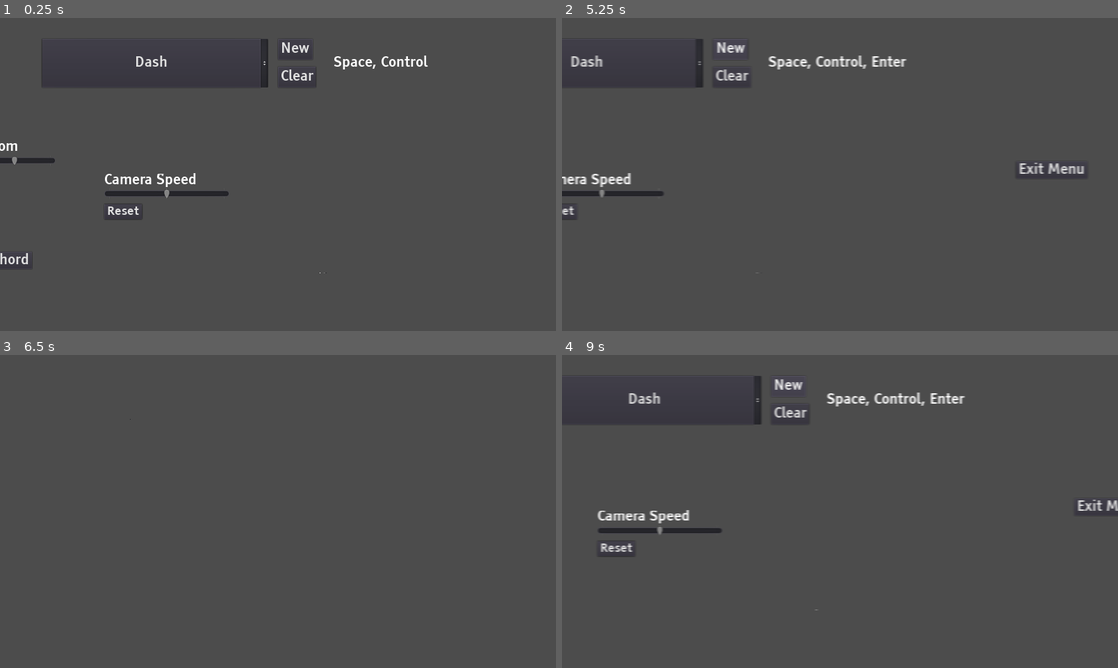
Above: before the commit, frames 1-4 (two rows, left to right).
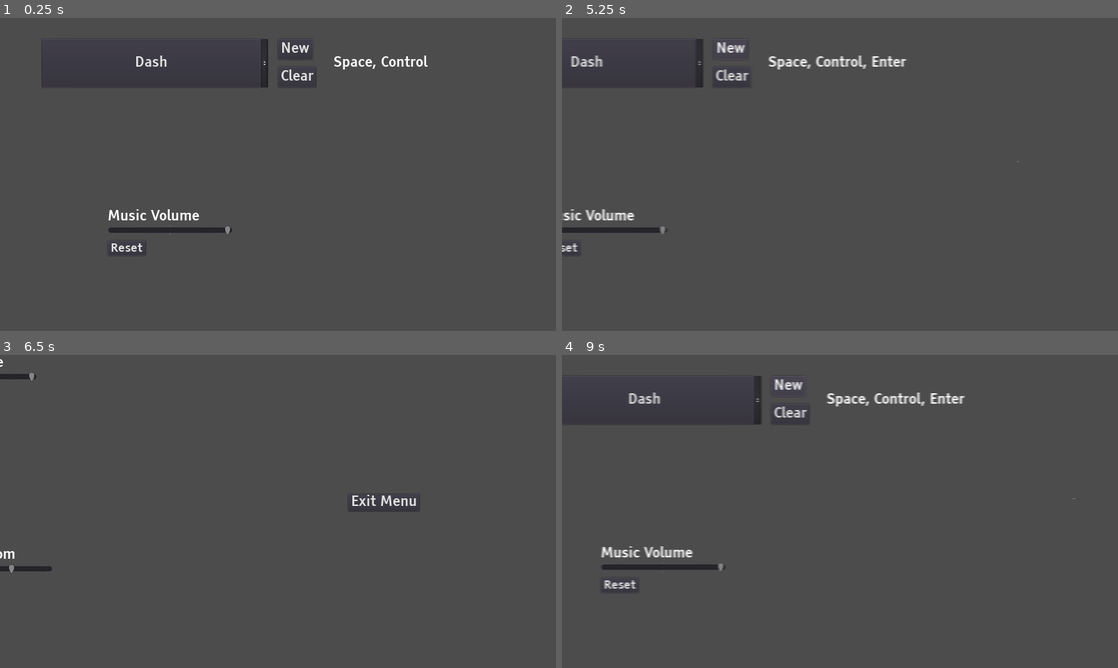
Above: after the commit, the same moments.

Repository: mOtHNOg/GWJ37---Inside-the-machine
Game: Godot game, scene res://scenes/World.tscn
Same seed, same stepped clock (60 frames per second), same inputs: the game is played once before the commit and once after it.
Inputs (mouse positions are in pixels of both pictures, inside the frame that each line leads up to):
- Up to frame 1 (0.25 s): no input
- Up to frame 2 (5.25 s): click "Dash" at 0.5 s; click "Clear" at 1.25 s; click (890, 274) at 2.02 s; click "Reset" at 2.75 s; click "New" at 3.5 s; click "New" at 4.25 s; tap Enter at 5 s; hold D (Right) from 5.03 s (still down); tap Space (Dash) at 5.1 s
- Up to frame 3 (6.5 s): release D (Right) at 5.78 s; hold S (Down) from 5.78 s (still down); tap Space (Dash) at 5.85 s
- Up to frame 4 (9 s): release S (Down) at 6.53 s; hold D (Right) 6.53-7.28 s; tap Space (Dash) every 0.75 s from 6.6 to 8.85 s; hold W (Up) 7.28-8.03 s; hold A (Left) from 8.03 s (still down)

The runs differ from the first frame. In frame 1, 1.7% of the frame differs, in the area x 0-59%, y 40-82%; in frame 2, 1.5%; in frame 3, 0.5%; in frame 4, 1.7%, in the area x 6-100%, y 45-82%.

Commit message:
audio sliders and some sound and some grub  yum yum yumymumy

Diff:
--- /dev/null
+++ b/default_bus_layout.tres
@@ -0,0 +1,15 @@
+[gd_resource type="AudioBusLayout" format=2]
+
+[resource]
+bus/1/name = "sfx"
+bus/1/solo = false
+bus/1/mute = false
+bus/1/bypass_fx = false
+bus/1/volume_db = 0.0
+bus/1/send = "Master"
+bus/2/name = "music"
+bus/2/solo = false
+bus/2/mute = false
+bus/2/bypass_fx = false
+bus/2/volume_db = 0.0
+bus/2/send = "Master"
--- a/scenes/WinScreen.gd
+++ b/scenes/WinScreen.gd
@@ -1,13 +1,31 @@
 extends Control
 
 onready var labels: Dictionary = {
-	"congratulations" : $Labels/Congratulations,
-	"time" : $Labels/Time,
-	"interactions" : $Labels/Interactions,
-	"score" : $Labels/Score
+	"congratulations" : $VBoxContainer/Congratulations,
+	"time" : $VBoxContainer/Time,
+	"interactions" : $VBoxContainer/Interactions,
+	"score" : $VBoxContainer/Score
 }
+
+onready var restart_button = $VBoxContainer/CenterContainer/Restart
+var restart_click_count: int = 0
+const MAX_RESTART_CLICK_COUNT = 10
 
 func _ready():
 	labels.time.text %= str(stepify(Global.time / 60, 0.1))
 	labels.interactions.text %= str(Global.interactions, " / ", Global.total_interactions)
-	labels.score.text %= str(stepify(pow(Global.interactions, 2) / ( Global.time / 60 ) * 1000, 0.1))
+
+	if Global.time != 0:
+		labels.score.text %= str(stepify(pow(Global.interactions, 2) / ( pow(Global.time / 60, 0.5)) * 100, 0.1))
+	else:
+		labels.score.text %= "0"
+
+
+func _on_RestartButton_pressed():
+#	get_tree().change_scene("res://scenes/World.tscn")
+	if restart_click_count <= MAX_RESTART_CLICK_COUNT:
+		restart_button.text = restart_button.text.insert(9, "still ")
+	restart_click_count += 1
+
+func _on_WinScreen_tree_entered():
+	AudioManager.add_button_signals()
--- a/scenes/WinScreen.tscn
+++ b/scenes/WinScreen.tscn
@@ -12,6 +12,8 @@
 size = 40
 font_data = ExtResource( 1 )
 
+[sub_resource type="StyleBoxEmpty" id=3]
+
 [node name="WinScreen" type="Control"]
 anchor_right = 1.0
 anchor_bottom = 1.0
@@ -21,7 +23,7 @@
 "_edit_use_anchors_": false
 }
 
-[node name="Labels" type="VBoxContainer" parent="."]
+[node name="VBoxContainer" type="VBoxContainer" parent="."]
 anchor_right = 1.0
 anchor_bottom = 1.0
 custom_constants/separation = 64
@@ -30,10 +32,10 @@
 "_edit_lock_": true
 }
 
-[node name="Congratulations" type="Label" parent="Labels"]
-margin_top = 182.0
+[node name="Congratulations" type="Label" parent="VBoxContainer"]
+margin_top = 131.0
 margin_right = 1280.0
-margin_bottom = 239.0
+margin_bottom = 188.0
 custom_fonts/font = SubResource( 1 )
 text = "Congratulations! "
 align = 1
@@ -41,10 +43,10 @@
 "_edit_use_anchors_": false
 }
 
-[node name="Time" type="Label" parent="Labels"]
-margin_top = 303.0
+[node name="Time" type="Label" parent="VBoxContainer"]
+margin_top = 252.0
 margin_right = 1280.0
-margin_bottom = 336.0
+margin_bottom = 285.0
 custom_fonts/font = ExtResource( 2 )
 text = "You exited the menu in %s seconds!"
 align = 1
@@ -53,10 +55,10 @@
 "_edit_use_anchors_": false
 }
 
-[node name="Interactions" type="Label" parent="Labels"]
-margin_top = 400.0
+[node name="Interactions" type="Label" parent="VBoxContainer"]
+margin_top = 349.0
 margin_right = 1280.0
-margin_bottom = 433.0
+margin_bottom = 382.0
 custom_fonts/font = ExtResource( 2 )
 text = "You interected with %s settings."
 align = 1
@@ -65,10 +67,10 @@
 "_edit_use_anchors_": false
 }
 
-[node name="Score" type="Label" parent="Labels"]
-margin_top = 497.0
+[node name="Score" type="Label" parent="VBoxContainer"]
+margin_top = 446.0
 margin_right = 1280.0
-margin_bottom = 537.0
+margin_bottom = 486.0
 custom_fonts/font = SubResource( 2 )
 text = "SCORE: %s"
 align = 1
@@ -76,3 +78,23 @@
 __meta__ = {
 "_edit_use_anchors_": false
 }
+
+[node name="CenterContainer" type="CenterContainer" parent="VBoxContainer"]
+margin_top = 550.0
+margin_right = 1280.0
+margin_bottom = 589.0
+
+[node name="Restart" type="Button" parent="VBoxContainer/CenterContainer" groups=[
+"button",
+]]
+margin_left = 381.0
+margin_right = 898.0
+margin_bottom = 39.0
+size_flags_horizontal = 0
+size_flags_vertical = 0
+custom_styles/focus = SubResource( 3 )
+custom_fonts/font = ExtResource( 2 )
+text = "there is no restart button sorry :s"
+
+[connection signal="tree_entered" from="." to="." method="_on_WinScreen_tree_entered"]
+[connection signal="pressed" from="VBoxContainer/CenterContainer/Restart" to="." method="_on_RestartButton_pressed"]
--- a/scenes/World.gd
+++ b/scenes/World.gd
@@ -1,10 +1,11 @@
 extends Control
 
-export var shuffle_positions: bool = false
+export var call_shuffle_positions: bool = false
 
 func _ready() -> void:
-	if shuffle_positions:
+	if call_shuffle_positions:
 		shuffle_positions()
+	print(get_node("/root/Settings"))
 
 func shuffle_positions() -> void:
 	var shuffle_node_parents: Array = [$Checkboxes, $Sliders, $Buttons]
@@ -27,3 +28,8 @@
 	# apply the randomized positions to the nodes
 	for i in shuffle_nodes.size():
 		shuffle_nodes[i].rect_position = shuffle_nodes_pos[i]
+
+
+func _on_World_tree_entered():
+	print("aa")
+	AudioManager.add_button_signals()
--- a/scenes/World.tscn
+++ b/scenes/World.tscn
@@ -16,7 +16,7 @@
 __meta__ = {
 "_edit_lock_": true
 }
-shuffle_positions = true
+call_shuffle_positions = true
 
 [node name="ControllableCamera" parent="." instance=ExtResource( 2 )]
 position = Vector2( 640, 360 )
@@ -41,10 +41,10 @@
 setting = "nauseating_camera"
 
 [node name="SecretCheckbox" parent="Checkboxes" instance=ExtResource( 1 )]
-margin_left = -160.0
-margin_top = 280.0
-margin_right = 209.0
-margin_bottom = 318.24
+margin_left = -376.0
+margin_top = 136.0
+margin_right = -7.0
+margin_bottom = 174.24
 rect_scale = Vector2( 0.05, 0.05 )
 count_as_interaction = false
 count_but_not_to_total = true
@@ -59,22 +59,42 @@
 }
 
 [node name="CamSpeed" parent="Sliders" instance=ExtResource( 4 )]
-anchor_left = -3.95
-anchor_top = 13.45
-anchor_right = -3.72187
-anchor_bottom = 13.5444
+anchor_left = -9.25
+anchor_top = 15.3
+anchor_right = -9.02187
+anchor_bottom = 15.3944
 label_text = "Camera Speed"
 setting = "cam_speed_multiplier"
 
 [node name="CamZoom" parent="Sliders" instance=ExtResource( 4 )]
-anchor_left = 18.55
-anchor_top = 14.65
-anchor_right = 18.7781
-anchor_bottom = 14.7444
+anchor_left = 31.3
+anchor_top = 18.95
+anchor_right = 31.5281
+anchor_bottom = 19.0444
 label_text = "Camera Zoom"
 setting = "cam_zoom_multiplier"
 custom_min_value = 0.1
 custom_max_value = 1.4
+
+[node name="SFXVolume" parent="Sliders" instance=ExtResource( 4 )]
+anchor_left = 4.3
+anchor_top = -4.45
+anchor_right = 4.52812
+anchor_bottom = -4.35556
+label_text = "SFX Volume"
+setting = "sfx_volume"
+custom_min_value = 0.0
+custom_max_value = 1.0
+
+[node name="MusicVolume" parent="Sliders" instance=ExtResource( 4 )]
+anchor_left = 7.1
+anchor_top = 22.05
+anchor_right = 7.32813
+anchor_bottom = 22.1444
+label_text = "Music Volume"
+setting = "music_volume"
+custom_min_value = 0.0
+custom_max_value = 1.0
 
 [node name="Buttons" type="Control" parent="."]
 margin_right = 122.0
@@ -85,10 +105,10 @@
 }
 
 [node name="ExitButton" parent="Buttons" instance=ExtResource( 7 )]
-anchor_left = 1.96721
-anchor_top = 7.73913
-anchor_right = 2.06164
-anchor_bottom = 8.17739
+anchor_left = 2.03279
+anchor_top = 9.56522
+anchor_right = 3.37311
+anchor_bottom = 10.4165
 custom_fonts/font = ExtResource( 6 )
 text = "Exit Menu"
 count_as_interaction = false
@@ -113,3 +133,5 @@
 __meta__ = {
 "_edit_use_anchors_": false
 }
+
+[connection signal="tree_entered" from="." to="." method="_on_World_tree_entered"]
--- a/scenes/ui/InputConfig.gd
+++ b/scenes/ui/InputConfig.gd
@@ -39,7 +39,7 @@
 		actions_dropdown.add_item(action)
 
 
-func _process(delta) -> void:
+func _process(_delta) -> void:
 	selected_action = actions_dropdown.get_selected_id()
 
 	action_input_display.text = get_action_input_display_text()
--- a/scenes/ui/MySlider.gd
+++ b/scenes/ui/MySlider.gd
@@ -1,6 +1,7 @@
 extends BaseUIElement
 
 onready var slider = $HSlider
+onready var click_sound = $ClickSound
 
 export var custom_min_value: float = 0.071
 export var custom_max_value: float = 0.071
@@ -13,7 +14,7 @@
 	if custom_max_value != 0.071:
 		slider.max_value = custom_max_value
 
-func _process(delta):
+func _process(_delta):
 
 	# If setting is changed from an external source, button will update
 	if Settings.get(setting) != null:
@@ -22,6 +23,7 @@
 func _on_HSlider_value_changed(value):
 	add_to_interactions()
 
+	click_sound.play() # use audiostreamplayer instead of audiomanager so it doesnt add a billion nodes
 	Settings.set(setting, value)
 
 
--- a/scenes/ui/MySlider.tscn
+++ b/scenes/ui/MySlider.tscn
@@ -1,8 +1,9 @@
-[gd_scene load_steps=4 format=2]
+[gd_scene load_steps=5 format=2]
 
 [ext_resource path="res://assets/font/default_font.tres" type="DynamicFont" id=1]
 [ext_resource path="res://scenes/ui/MySlider.gd" type="Script" id=2]
 [ext_resource path="res://assets/font/default_font_medium.tres" type="DynamicFont" id=3]
+[ext_resource path="res://assets/sound/short_click.ogg" type="AudioStream" id=4]
 
 [node name="MySlider" type="Control"]
 anchor_right = 0.228125
@@ -52,5 +53,10 @@
 "_edit_use_anchors_": false
 }
 
+[node name="ClickSound" type="AudioStreamPlayer" parent="."]
+stream = ExtResource( 4 )
+volume_db = -18.0
+bus = "sfx"
+
 [connection signal="pressed" from="ResetButton" to="." method="_on_ResetButton_pressed"]
 [connection signal="value_changed" from="HSlider" to="." method="_on_HSlider_value_changed"]
--- a/scripts/AudioManager.gd
+++ b/scripts/AudioManager.gd
@@ -2,17 +2,10 @@
 
 func _ready() -> void:
 
-	# connect buttons to on pressed function
 
-	for button in get_tree().get_nodes_in_group("button"):
-		if button is BaseButton:
-			if button is OptionButton:
-				button.connect("pressed", self, "_button_press")
 
-				var popup: PopupMenu = button.get_popup()
-				popup.connect("id_pressed", self, "_button_release")
-			else:
-				button.connect("pressed", self, "_button_click")
+	add_button_signals()
+
 
 
 
@@ -34,10 +27,26 @@
 		if "pitch_scale" in stream_data:
 			p.pitch_scale = stream_data["pitch_scale"]
 
+		if "bus" in stream_data:
+			p.bus = stream_data["bus"]
+		else:
+			p.bus = "sfx"
+
 	p.connect("finished", self, "_on_stream_finished", [p])
 	add_child(p)
 	p.play()
 
+
+func add_button_signals() -> void:
+	for button in get_tree().get_nodes_in_group("button"):
+		if button is BaseButton:
+			if button is OptionButton:
+				button.connect("pressed", self, "_button_press")
+
+				var popup: PopupMenu = button.get_popup()
+				popup.connect("id_pressed", self, "_button_release")
+			else:
+				button.connect("pressed", self, "_button_click")
 
 func _button_click(_garbage = null) -> void:
 	play("res://assets/sound/button/click1.ogg", {"pitch_scale" : rand_range(0.75, 1.163)})
--- a/scripts/Global.gd
+++ b/scripts/Global.gd
@@ -9,7 +9,7 @@
 func _ready():
 	randomize()
 
-func _physics_process(delta):
+func _physics_process(_delta):
 	if do_time:
 		time += 1
 
--- a/scripts/Settings.gd
+++ b/scripts/Settings.gd
@@ -7,6 +7,17 @@
 var nauseating_camera: bool = false
 var bullet_hell: bool = false
 
+onready var sfx_bus: int = AudioServer.get_bus_index("sfx")
+var sfx_volume: float = 1
+
+onready var music_bus: int = AudioServer.get_bus_index("music")
+var music_volume: float = 1
+
+func _process(_delta):
+	AudioServer.set_bus_volume_db(sfx_bus, ( 1 - sfx_volume ) * -60 )
+	print(AudioServer.get_bus_volume_db(sfx_bus))
+	AudioServer.set_bus_volume_db(music_bus, ( 1 - music_volume ) * -60 )
+
 func win() -> void:
 	Global.do_time = false
 	get_tree().change_scene("res://scenes/WinScreen.tscn")
Not shown, changed: .mono/metadata/ide_messaging_meta.txt
Not shown, added: assets/sound/short_click.ogg.import
Not shown: 1 places in scenes/WinScreen.tscn that only renumber resources
Not shown, added: assets/sound/short_click.ogg
